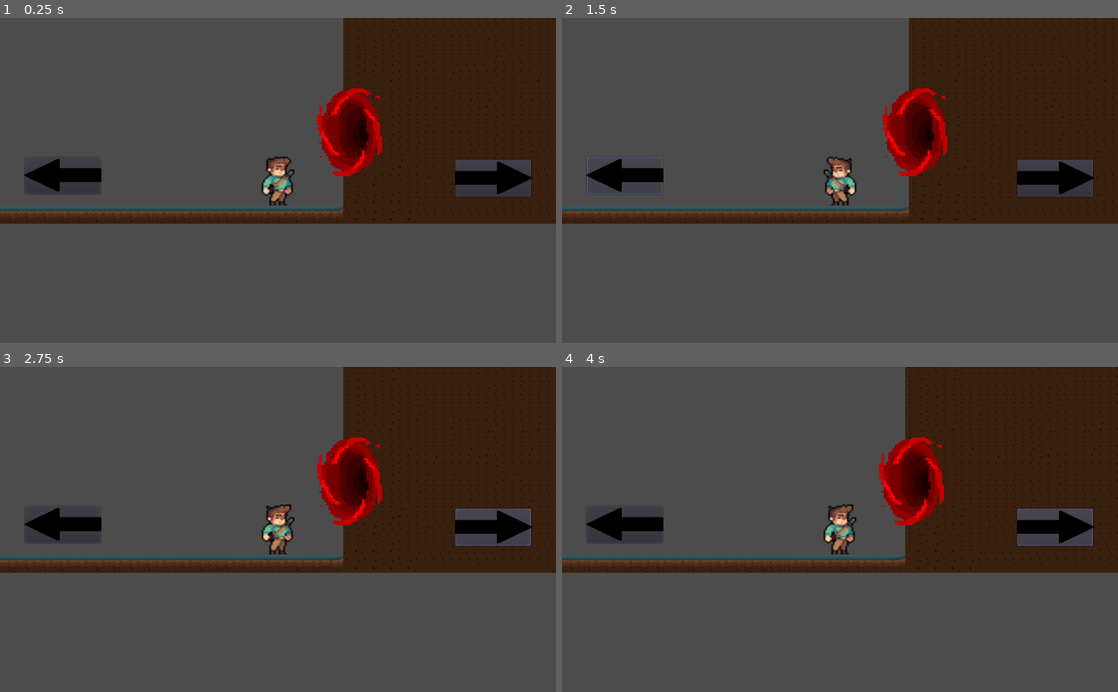
Above: before the commit, frames 1-4 (two rows, left to right).
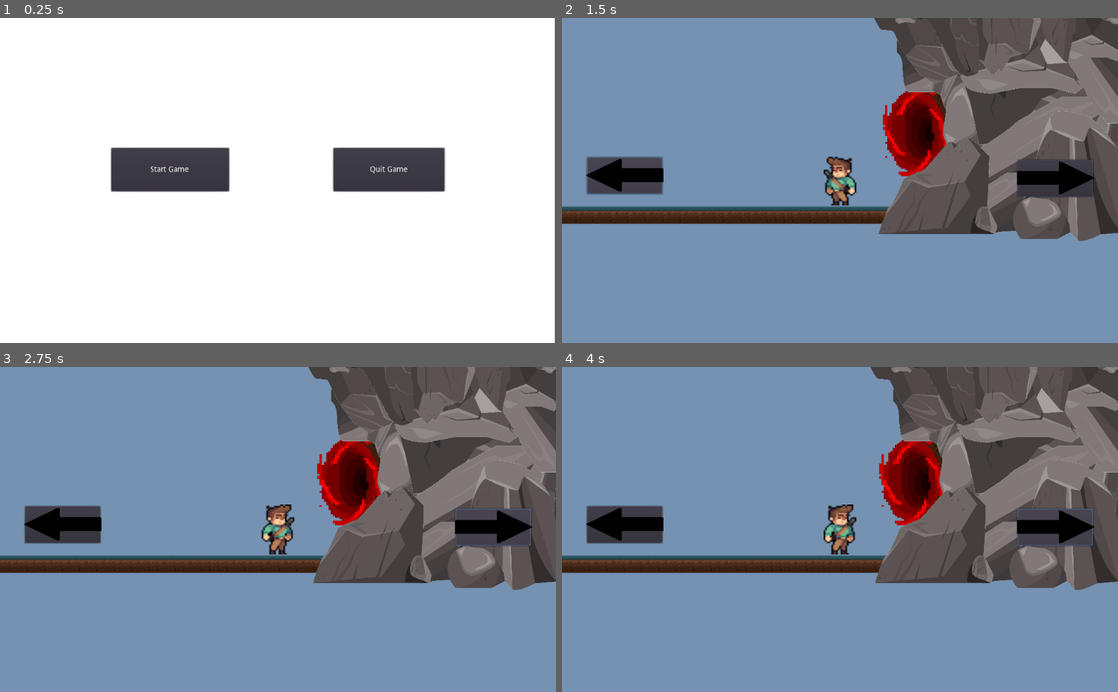
Above: after the commit, the same moments.

Repository: MadejaMaciej/kingdomAlike
Game: Godot game, scene res://Maps/MainMenu.tscn
Same seed, same stepped clock (60 frames per second), same inputs: the game is played once before the commit and once after it. Before the commit the project starts from res://Maps/level.tscn.
Inputs (mouse positions are in pixels of both pictures, inside the frame that each line leads up to):
- Up to frame 1 (0.25 s): no input
- Up to frame 2 (1.5 s): click (734, 170) at 0.5 s, where only the run after the commit has a clickable "Start Game"; click (623, 177) at 1.25 s
- Up to frame 3 (2.75 s): click (494, 526) at 2 s
- Up to frame 4 (4 s): click (623, 526) at 2.75 s; click (1056, 526) at 3.5 s

The runs differ from the first frame. In frame 1, 97% of the frame differs, in the area x 0-100%, y 0-100%; in frame 2, 89%; in frame 3, 89%; in frame 4, 89%.

Commit message:
Added second cave and background

Diff:
--- a/gamesFiles/Maps/level.tscn
+++ b/gamesFiles/Maps/level.tscn
@@ -10,10 +10,15 @@
 [ext_resource path="res://Blueprints/Player/player.tscn" type="PackedScene" id=8]
 [ext_resource path="res://Assets/Tileset/rock.png" type="Texture" id=9]
 [ext_resource path="res://Assets/Tileset/rock16.png" type="Texture" id=10]
+[ext_resource path="res://Assets/Tileset/rock10.png" type="Texture" id=11]
+[ext_resource path="res://Assets/Tileset/rock8.png" type="Texture" id=12]
+[ext_resource path="res://Assets/Backgrounds/Layer_0010_1.png" type="Texture" id=13]
 [ext_resource path="res://Assets/Tileset/rock9.png" type="Texture" id=14]
 [ext_resource path="res://Assets/Tileset/rock3.png" type="Texture" id=15]
+[ext_resource path="res://Assets/Tileset/rock6.png" type="Texture" id=16]
 [ext_resource path="res://Assets/Tileset/rock12.png" type="Texture" id=17]
 [ext_resource path="res://Assets/Tileset/rock15.png" type="Texture" id=18]
+[ext_resource path="res://Assets/Tileset/rock7.png" type="Texture" id=19]
 [ext_resource path="res://Assets/Tileset/rock14.png" type="Texture" id=20]
 [ext_resource path="res://Assets/Tileset/rock17.png" type="Texture" id=21]
 [ext_resource path="res://Assets/Tileset/rock5.png" type="Texture" id=22]
@@ -166,6 +171,14 @@
 
 [node name="Level" type="Node2D"]
 
+[node name="Background" type="Node" parent="."]
+
+[node name="Sprite" type="Sprite" parent="Background"]
+position = Vector2( -8364, 368 )
+scale = Vector2( 24.3362, 1 )
+z_index = -4096
+texture = ExtResource( 13 )
+
 [node name="MapMeadow" type="TileMap" parent="."]
 tile_set = SubResource( 7 )
 cell_size = Vector2( 16, 16 )
@@ -177,6 +190,63 @@
 
 [node name="Rocks" type="Node" parent="."]
 
+[node name="Sprite10" type="Sprite" parent="Rocks"]
+position = Vector2( 1936, 136 )
+rotation = 3.14159
+scale = Vector2( 0.282623, 0.268058 )
+texture = ExtResource( 12 )
+
+[node name="Sprite9" type="Sprite" parent="Rocks"]
+position = Vector2( 1928, 152 )
+rotation = -1.5708
+scale = Vector2( 0.282623, 0.268058 )
+texture = ExtResource( 17 )
+
+[node name="Sprite8" type="Sprite" parent="Rocks"]
+position = Vector2( 1952, 232 )
+rotation = -1.5708
+scale = Vector2( 0.282623, 0.268058 )
+texture = ExtResource( 20 )
+
+[node name="Sprite7" type="Sprite" parent="Rocks"]
+position = Vector2( 1872.43, 111.837 )
+rotation = -3.14159
+scale = Vector2( 0.282623, 0.268058 )
+texture = ExtResource( 19 )
+
+[node name="Sprite6" type="Sprite" parent="Rocks"]
+position = Vector2( 2064, 224 )
+rotation = -3.14159
+scale = Vector2( 0.414757, 0.45918 )
+texture = ExtResource( 17 )
+
+[node name="Sprite5" type="Sprite" parent="Rocks"]
+position = Vector2( 2056, 136 )
+rotation = -3.14159
+scale = Vector2( 0.414757, 0.45918 )
+texture = ExtResource( 16 )
+
+[node name="Sprite4" type="Sprite" parent="Rocks"]
+position = Vector2( 2072, 288 )
+scale = Vector2( 0.414757, 0.45918 )
+texture = ExtResource( 12 )
+
+[node name="Sprite3" type="Sprite" parent="Rocks"]
+position = Vector2( 2256, 248 )
+scale = Vector2( 0.414757, 0.45918 )
+texture = ExtResource( 11 )
+
+[node name="Sprite2" type="Sprite" parent="Rocks"]
+position = Vector2( 2208, 136 )
+rotation = -3.14159
+scale = Vector2( 0.178041, 0.290909 )
+texture = ExtResource( 9 )
+
+[node name="Sprite" type="Sprite" parent="Rocks"]
+position = Vector2( 2285, 344 )
+scale = Vector2( 0.226339, 0.290909 )
+texture = ExtResource( 9 )
+
 [node name="Rocks2" type="Node" parent="."]
 
 [node name="Sprite13" type="Sprite" parent="Rocks2"]
--- a/gamesFiles/Scripts/MainMenu/MainMenuScripts.gd
+++ b/gamesFiles/Scripts/MainMenu/MainMenuScripts.gd
@@ -1,7 +1,7 @@
 extends Control
 
 var level = "res://Maps/MainMenu.tscn"
-var nextLevel = "res://Maps/devRoom.tscn"
+var nextLevel = "res://Maps/level.tscn"
 
 func _on_StartGame_pressed():
 	get_tree().change_scene(nextLevel)
--- a/gamesFiles/project.godot
+++ b/gamesFiles/project.godot
@@ -16,7 +16,7 @@
 [application]
 
 config/name="kingdomAlike"
-run/main_scene="res://Maps/level.tscn"
+run/main_scene="res://Maps/MainMenu.tscn"
 
 [input]
 
Not shown: 1 places in gamesFiles/Maps/level.tscn that only renumber resources
